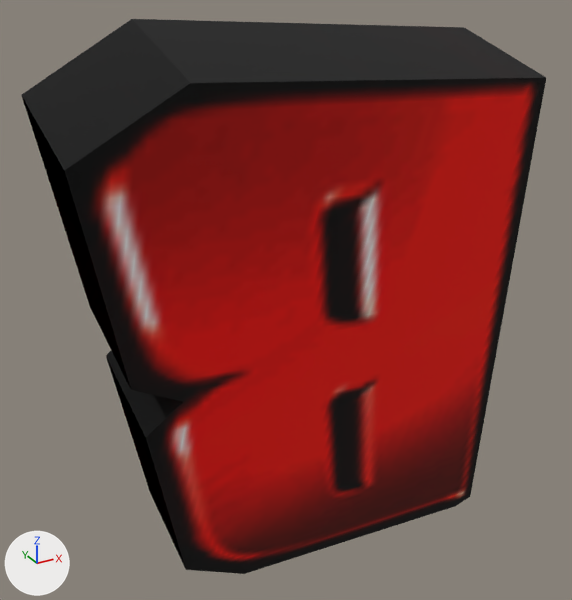
One commit to the glTF model public/assets/goldens/ps2_save-icons_burnout-revenge.glb: the scene before it, then after it.
Rendered twice from a 50 mm camera at (-2.94, -4.79, 5.34) aimed at (-0.17, 0.25, 2.82). The lights are fixed; the arrows at lower left show +X, +Y and +Z. The older version comes first. Where no turn or scale is listed for an object, it has been applied to the vertices.

Names of what the first picture shows: 'view.ico'.
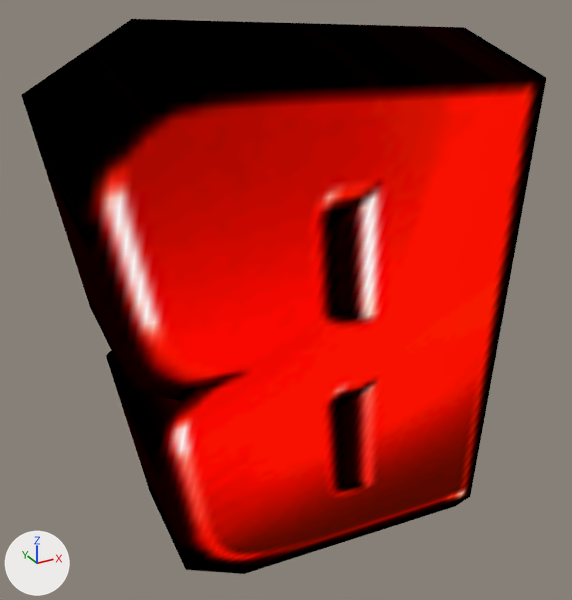
Boxes [x1, y1, x2, y2] around the edits, measured in the pictures (572 x 600 px):
'view.ico', recoloured: [21, 19, 546, 574] in both

The change, as a diff of the scene's bpy script:
```diff
--- a/public/assets/goldens/ps2_save-icons_burnout-revenge.glb.py
+++ b/public/assets/goldens/ps2_save-icons_burnout-revenge.glb.py
@@ mat_ps2_icon @@
 mat_ps2_icon = bpy.data.materials.new('ps2-icon')
-# nodes: BsdfPrincipled, Mix, OutputMaterial, TexImage, VertexColor
+# nodes: BsdfTransparent, Emission, LightPath, Mix, MixShader, OutputMaterial, TexImage, VertexColor
 # uses the picture img_view_ico
```
